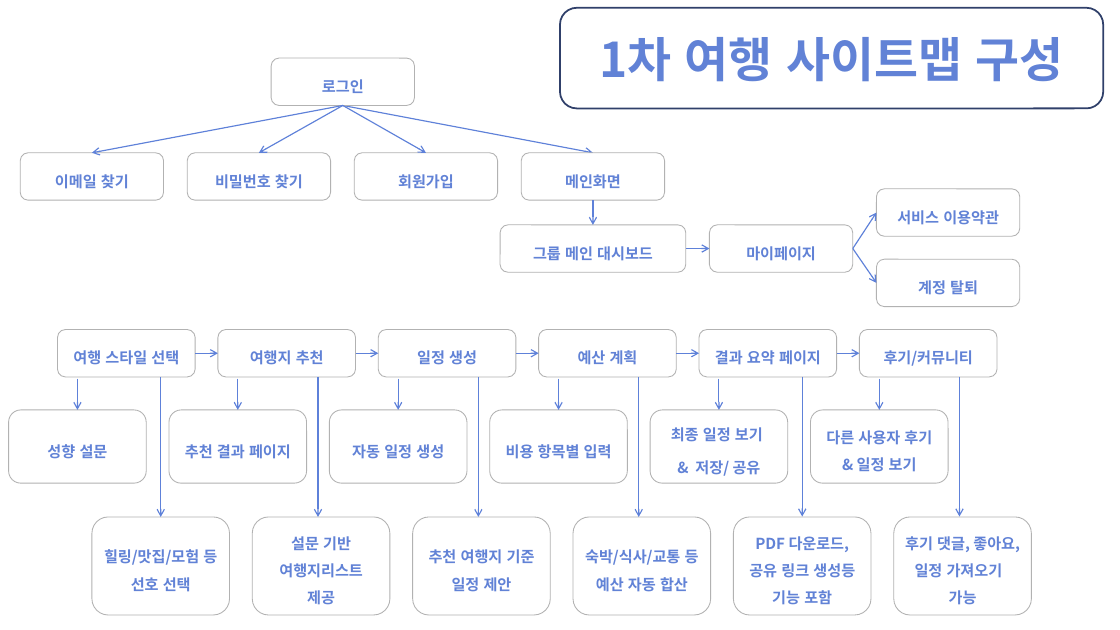
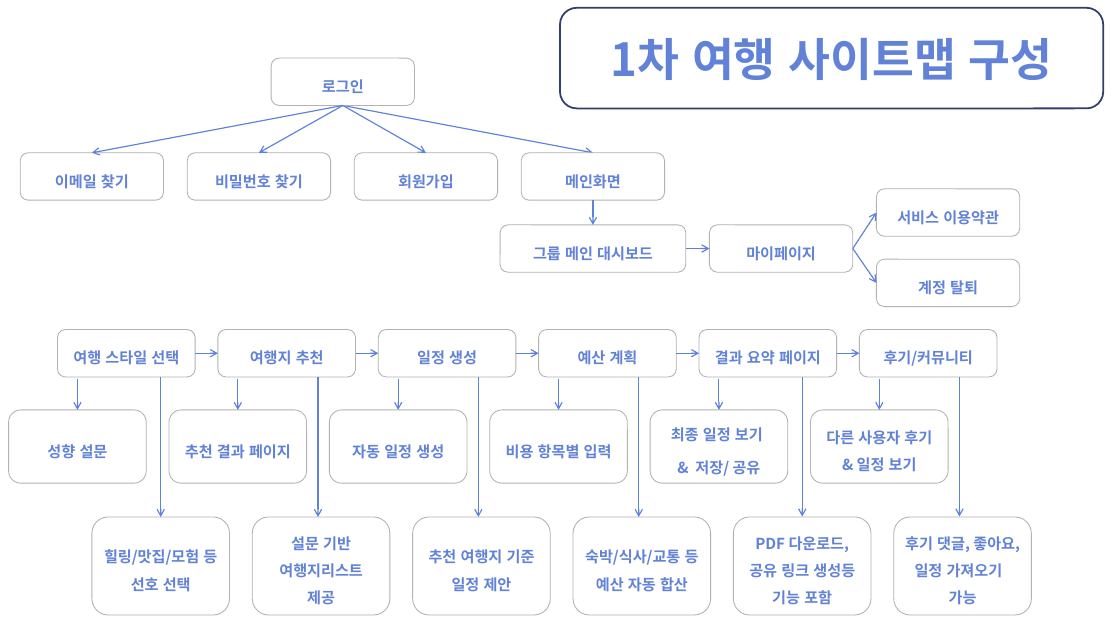
Before and after one commit to Ria007622/webtest, a slide deck: slide 2 of 2502110930 LMG (6).pptx. Drawn at 1120x630 pixels with LibreOffice and Linux fonts; fonts in the diff are those of the drawing. Boxes give left, top, right and bottom in pixels: in the first picture for what was removed or moved away, otherwise in the second. Text is boxed around its words. In the diff, an @@ line names an element or a change of style, - is before the commit and + after.

```diff
--- a/2502110930 LMG (6).pptx
+++ b/2502110930 LMG (6).pptx
@@ rounded rectangle "1차 여행 사이트맵 구성" at (x1=560, y1=8, x2=1104, y2=108): size 41 to 39 pt @@
```
